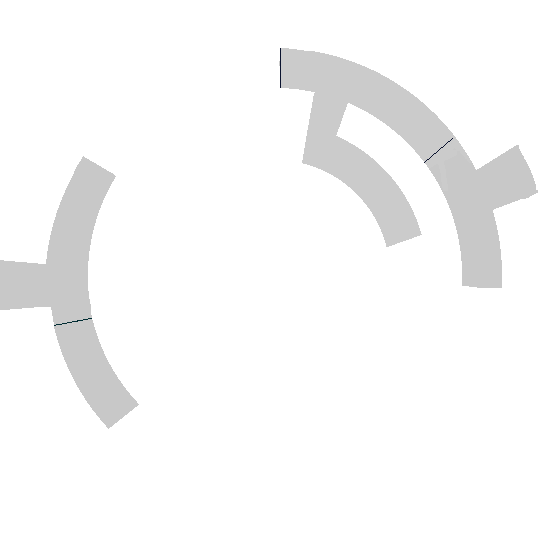
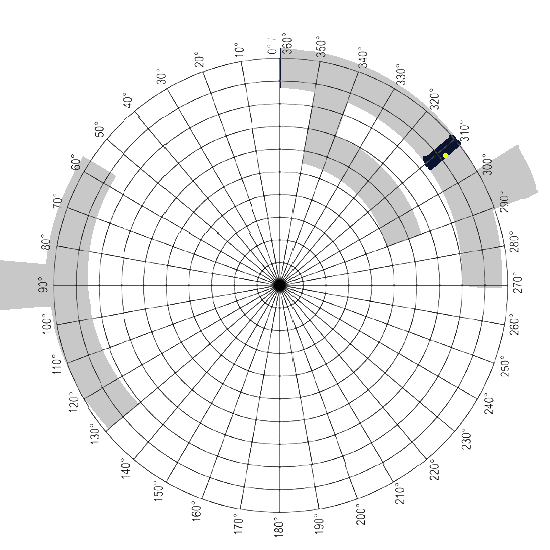
Layers edited between the first and the second 550 x 550 image:
showed "Pasted Layer" over [left=38, top=33, right=522, bottom=537]
added layer "keydoor.png" above "Layer #8" over [left=423, top=135, right=461, bottom=170]
painted on "Background" over [left=54, top=48, right=472, bottom=326]
